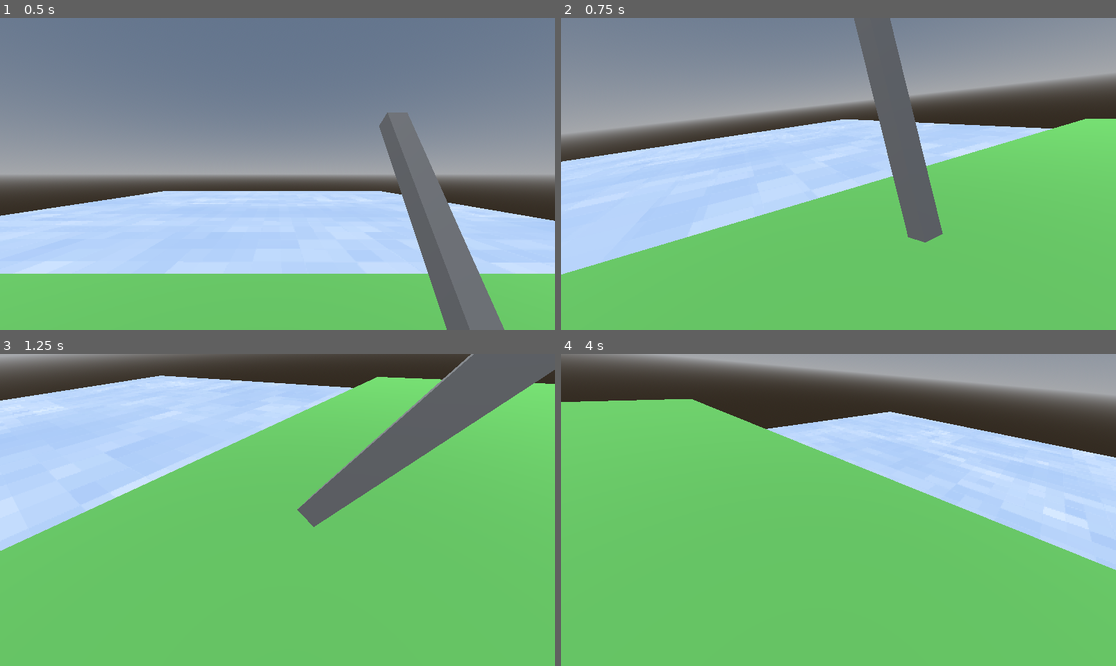
Above: before the commit, frames 1-4 (two rows, left to right).
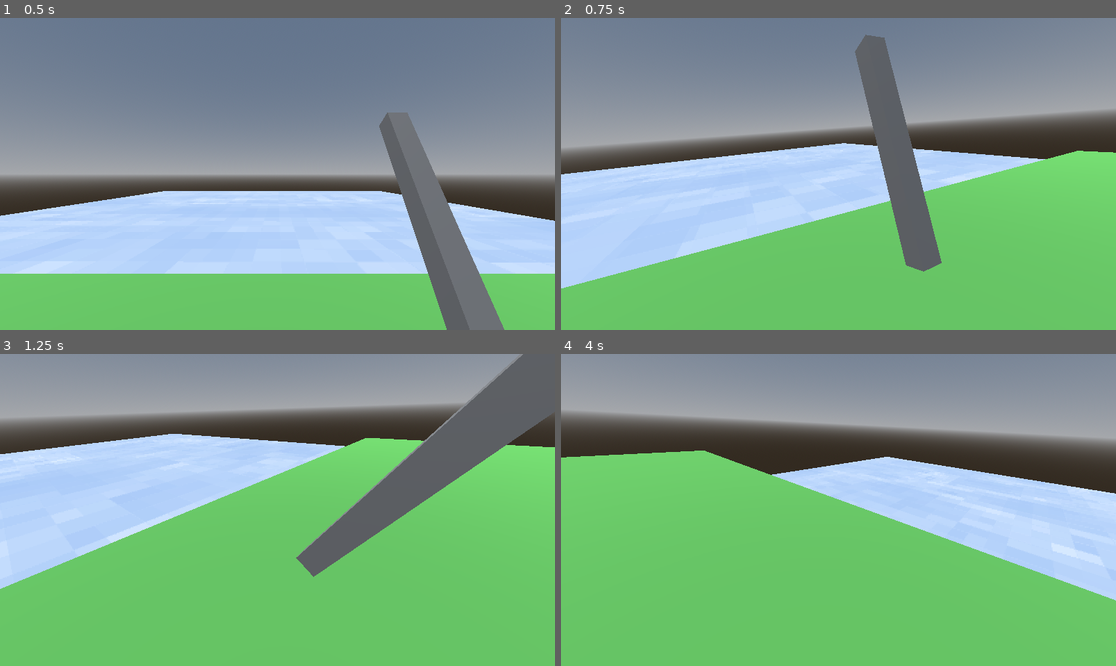
Above: after the commit, the same moments.

Repository: Herodegon/GMTK_2026
Game: Godot game, scene res://scenes/world.tscn
The game is run twice, just before and just after one commit, with the same random seed, the same clock (stepped at 60 frames per second) and the same inputs.
Inputs:
- Up to frame 1 (0.5 s): no input
- Up to frame 2 (0.75 s): hold D (right) from 0.53 s (still down); hold E (interact) from 0.53 s (still down)
- Up to frame 3 (1.25 s): keep holding D (right); keep holding E (interact)
- Up to frame 4 (4 s): release D (right) at 1.28 s; release E (interact) at 1.28 s; hold S (down) 1.28-2.03 s; tap E (interact) at 1.35, 2.85 s; hold D (right) 2.03-2.78 s; hold E (interact) 2.03-2.78 s; hold W (up) 2.78-3.53 s; hold A (left) from 3.53 s (still down); hold E (interact) from 3.53 s (still down)

Frame 1 is identical in both runs. In frame 2, 23% of the frame differs, in the area x 0-100%, y 0-87%; in frame 3, 41%; in frame 4, 41%, in the area x 0-100%, y 0-80%.

Commit message:
simple interaction systems

Diff:
--- a/scenes/player.gd
+++ b/scenes/player.gd
@@ -3,26 +3,47 @@
 var target_transform: Transform3D
 var camera_lock: bool = false
 
+var interaction: int
+enum interactions {FISH, RADIO, BEER, BAIT}
+
 func _physics_process(delta):
-
-	if Input.is_action_just_pressed("interact"):
-		$Rod/Animator.play("Cast")
-
 	if !camera_lock:
 		handle_camera()
 		$Camera.transform = lerp($Camera.transform, target_transform, 3.0 * delta)
 	else:
 		$Camera.transform = lerp($Camera.transform, $Up.transform, 3.0 * delta)
 
+
+func _input(event):
+	if event is InputEvent:
+		if event.is_pressed() and event.is_action_pressed("interact"):
+			interact()
+
+func interact():
+	match interaction:
+		0:
+			print("fish")
+			$Rod/Animator.play("Cast")
+		1:
+			print("radio")
+		2:
+			print("beer")
+		3:
+			print("bait")
+
 func handle_camera():
 	if Input.is_action_just_pressed("up"):
 		target_transform = $Up.transform
+		interaction = interactions.FISH
 
 	if Input.is_action_just_pressed("down"):
 		target_transform = $Down.transform
+		interaction = interactions.BAIT
 
 	if Input.is_action_just_pressed("left"):
 		target_transform = $Left.transform
+		interaction = interactions.RADIO
 
 	if Input.is_action_just_pressed("right"):
 		target_transform = $Right.transform
+		interaction = interactions.BEER
--- a/scenes/player.tscn
+++ b/scenes/player.tscn
@@ -90,7 +90,7 @@
 transform = Transform3D(0.9999999, 0, 0, 0, 0.70710677, 0.7071067, 0, -0.7071067, 0.70710665, 0, 0, 0)
 
 [node name="Left" type="Node3D" parent="." unique_id=951543623]
-transform = Transform3D(0.4999999, -0.6123724, 0.61237234, 0, 0.70710677, 0.7071067, -0.8660253, -0.35355332, 0.3535533, 0, 0, 0)
+transform = Transform3D(0.4999999, -0.43301266, 0.7499999, 0, 0.86602527, 0.4999999, -0.8660253, -0.24999996, 0.43301257, 0, 0, 0)
 
 [node name="Right" type="Node3D" parent="." unique_id=1485090676]
-transform = Transform3D(0.4999999, 0.6123724, -0.61237234, 0, 0.7071067, 0.70710665, 0.8660253, -0.35355332, 0.3535533, 0, 0, 0)
+transform = Transform3D(0.4999999, 0.43301266, -0.7499999, 0, 0.86602527, 0.4999999, 0.8660253, -0.24999996, 0.43301257, 0, 0, 0)
